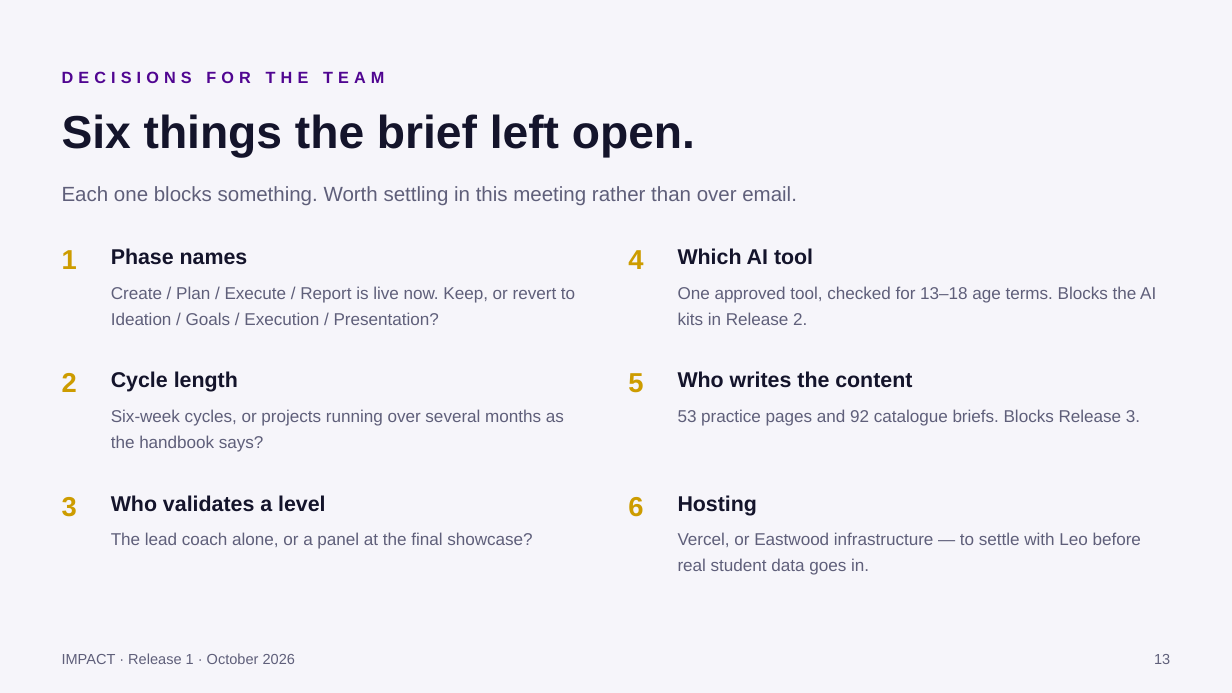
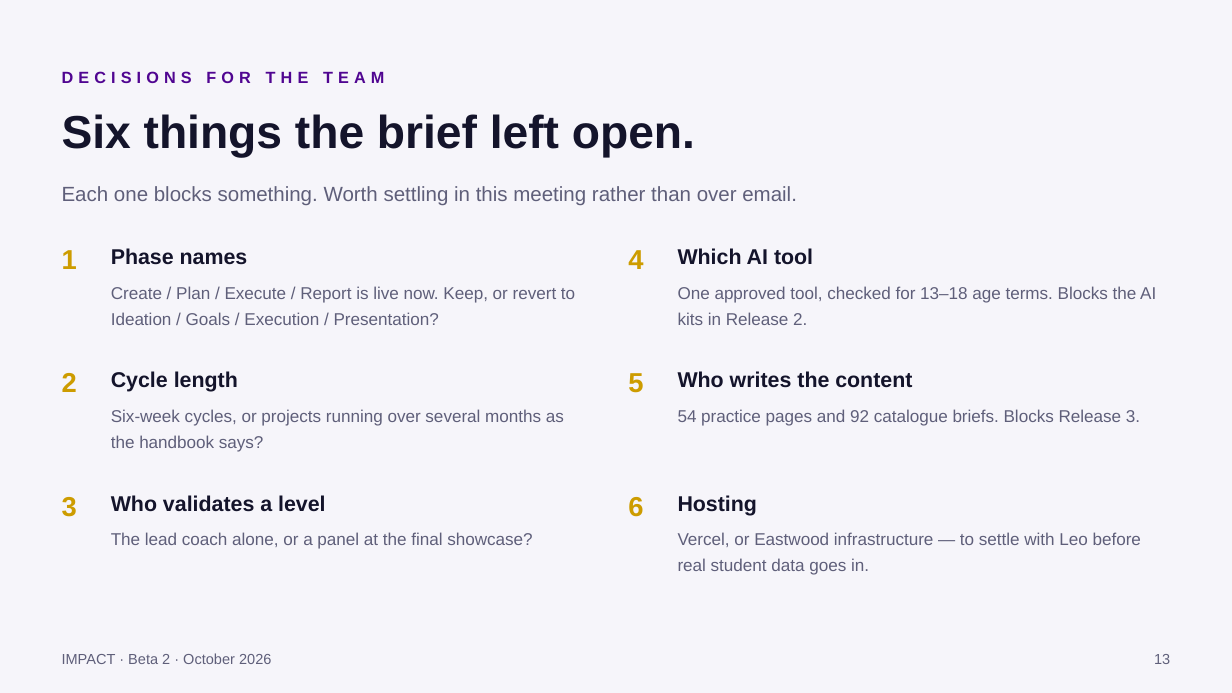
Before and after one commit to alexandermalinsky-brutal-guet-ag/eastwood-impact-lms, a slide deck: slide 12 of docs/IMPACT-Release-1-Demo.pptx (slide 13 before the commit). Drawn at 1232x693 pixels with LibreOffice and Linux fonts; fonts in the diff are those of the drawing. Boxes give left, top, right and bottom in pixels: in the first picture for what was removed or moved away, otherwise in the second. Text is boxed around its words. In the diff, an @@ line names an element or a change of style, - is before the commit and + after.

```diff
--- a/docs/IMPACT-Release-1-Demo.pptx
+++ b/docs/IMPACT-Release-1-Demo.pptx
@@ text at (678, 409, 1140, 426): text changed @@
-53 practice pages and 92 catalogue briefs. Blocks Release 3.
+54 practice pages and 92 catalogue briefs. Blocks Release 3.
@@ text at (62, 653, 271, 664): text changed @@
-IMPACT · Release 1 · October 2026
+IMPACT · Beta 2 · October 2026
```
Also in this commit, not shown: 12 other slides changed, 2 slides added, 1 slide removed.
